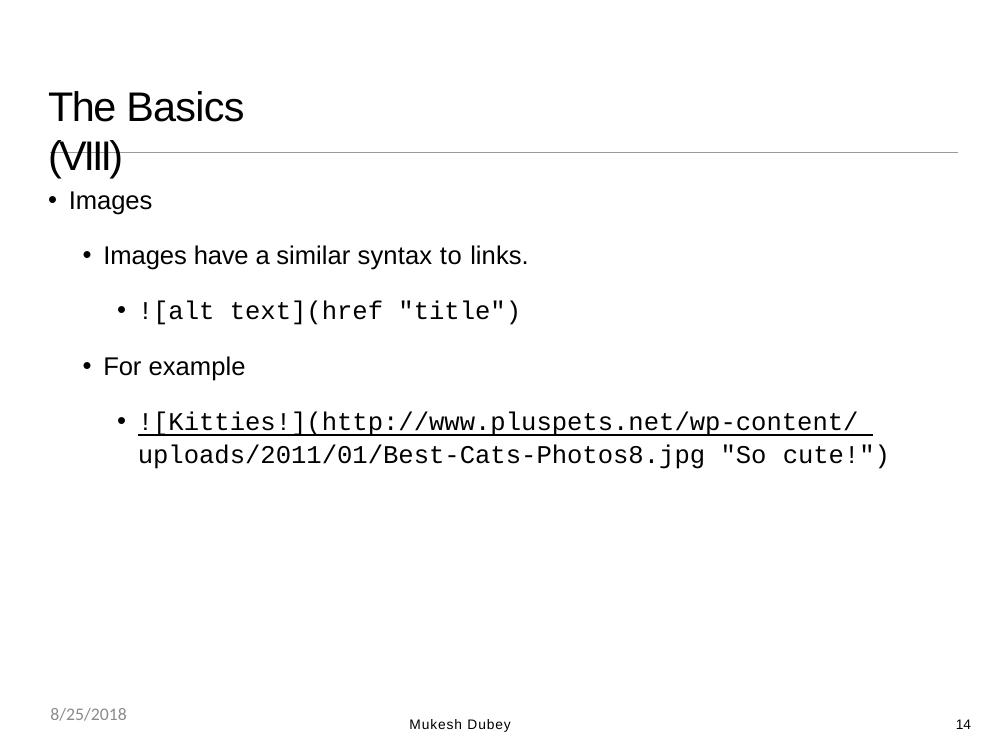
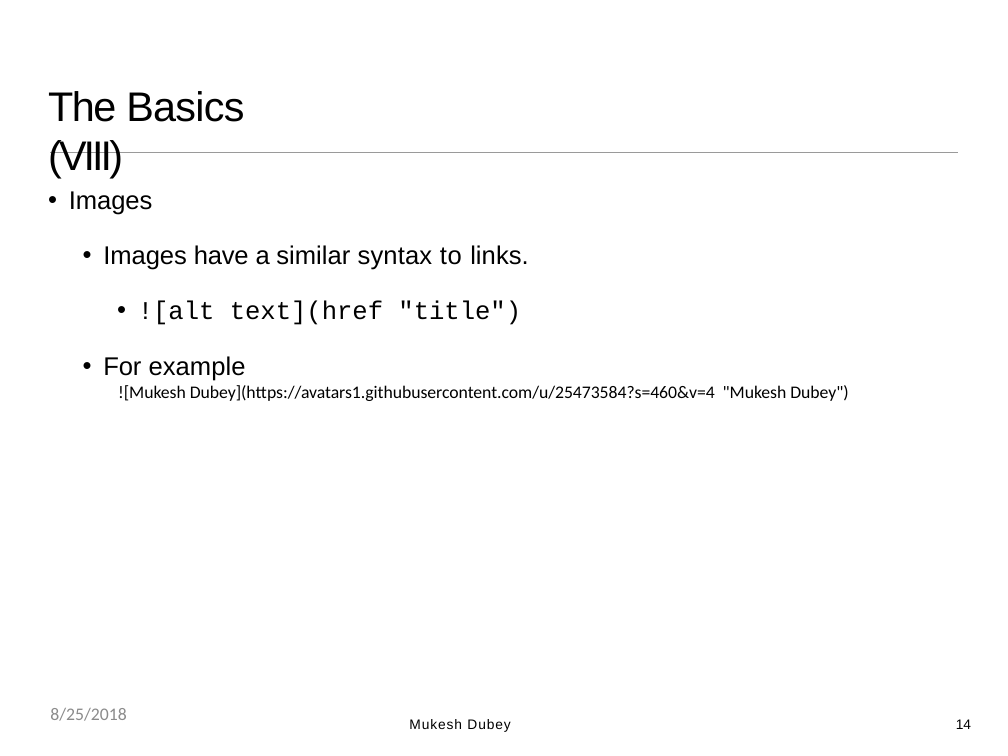
Before and after one commit to MukeshDubey1420/MarkDown_Documentation, a slide deck: slide 14 of Markdown.pptx. Drawn at 1008x756 pixels with LibreOffice and Linux fonts; fonts in the diff are those of the drawing. Boxes give left, top, right and bottom in pixels: in the first picture for what was removed or moved away, otherwise in the second. Text is boxed around its words. In the diff, an @@ line names an element or a change of style, - is before the commit and + after.

```diff
--- a/Markdown.pptx
+++ b/Markdown.pptx
@@ text at (118, 385, 848, 401): text changed; size 26 to 18 pt; font Courier New to Calibri @@
-    • ![Kitties!](http://www.pluspets.net/wp-content/ uploads/2011/01/Best-Cats-Photos8.jpg "So cute!")
+        ![Mukesh Dubey](https://avatars1.githubusercontent.com/u/25473584?s=460&v=4 "Mukesh Dubey")
```
Also in this commit, not shown: 3 other slides changed, 1 other file.
